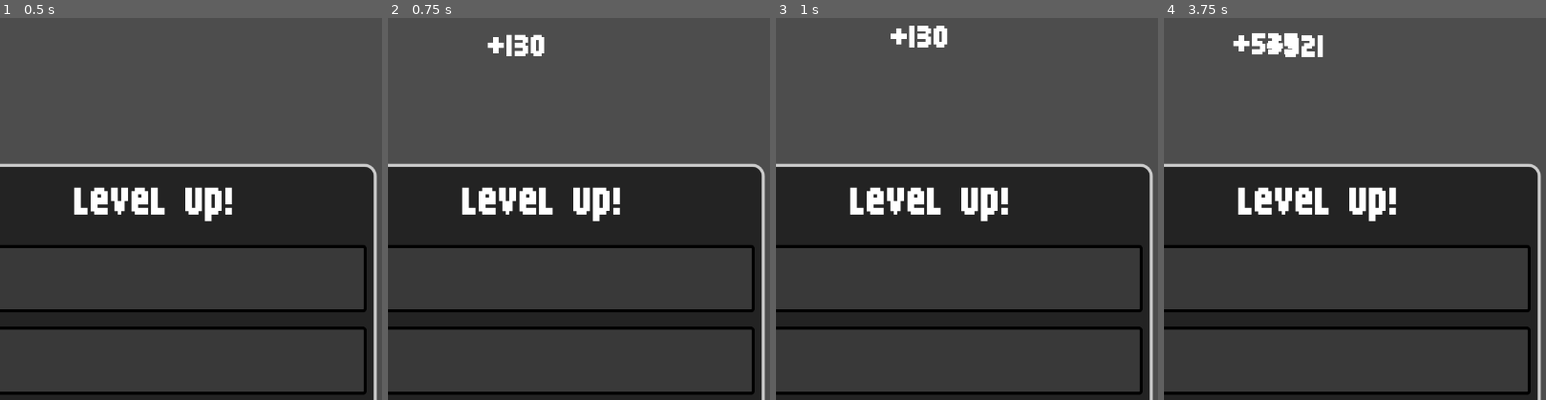
Above: before the commit, frames 1-4 (left to right).
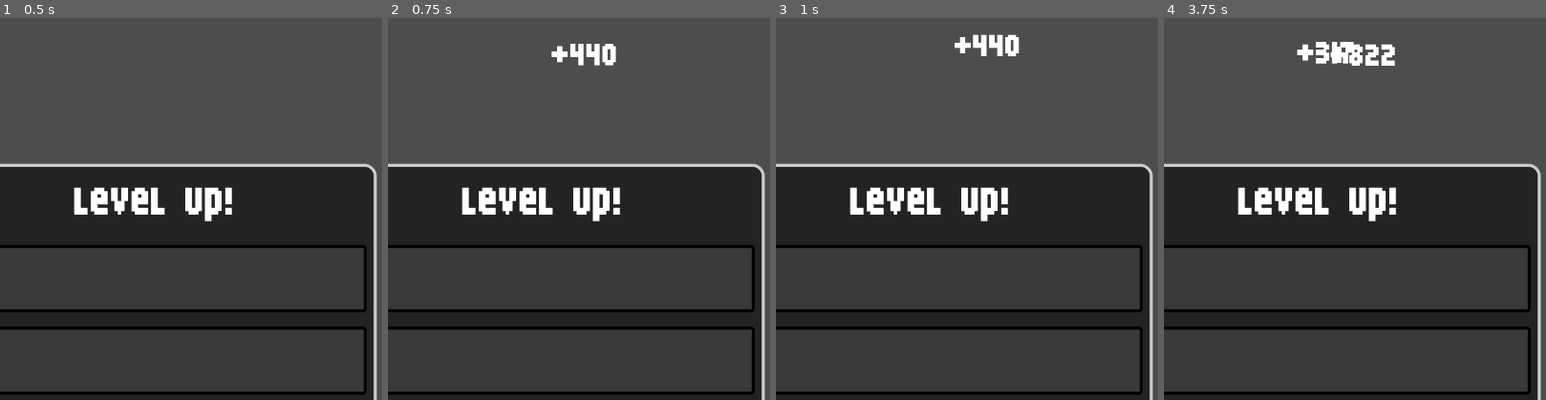
Above: after the commit, the same moments.

Repository: freesstylers/GoofyAhhCar
Game: Godot game, scene res://Assets/Scenes/UI test.tscn
Two runs of this game, one before a commit and one after it. Both use one fixed random seed, a clock stepped at 60 frames per second and the inputs below. The project has no main scene, so this scene is started directly.
Inputs (mouse positions are % of the whole screen's width and height, from its top left):
- Up to frame 1 (0.5 s): no input
- Up to frame 2 (0.75 s): tap Enter at 0.5 s; hold Space (Accelerate) from 0.53 s (still down)
- Up to frame 3 (1 s): keep holding Space (Accelerate)
- Up to frame 4 (3.75 s): release Space (Accelerate) at 1.25 s; click (50, 44) at 1.25 s; click (50, 55) at 2 s; click (50, 65) at 2.75 s; tap Space (Accelerate) at 3.5 s; hold Space (Accelerate) from 3.53 s (still down)
The pictures show only the part of the screen within x 30-80%, y 10-60%; the shares and areas given below are measured in that part.

Frame 1 is identical in both runs. In frame 2, 1.1% of the frame differs, in the area x 26-60%, y 4-13%; in frame 3, 1.2%; in frame 4, 1.8%, in the area x 18-61%, y 4-13%.

Commit message:
gameman, particles

Diff:
--- a/clusy-cart/Assets/Scenes/UI test.tscn
+++ b/clusy-cart/Assets/Scenes/UI test.tscn
@@ -6,7 +6,7 @@
 [ext_resource type="PackedScene" uid="uid://bkt3u3yo0vskc" path="res://Assets/Prefabs/Game/exp_bar.tscn" id="3_t2hj1"]
 [ext_resource type="PackedScene" uid="uid://bn0e6vrb0rly7" path="res://Assets/Prefabs/Game/Level Up Panel.tscn" id="4_ry28i"]
 [ext_resource type="PackedScene" uid="uid://bstnh7hielj7e" path="res://Assets/Prefabs/Game/point_particle.tscn" id="6_m35xq"]
-[ext_resource type="Script" path="res://Assets/Scripts/test/testParticlesPoints.gd" id="7_1al6i"]
+[ext_resource type="Script" path="res://Assets/Scripts/test/ParticlesPoints.gd" id="7_1al6i"]
 
 [node name="Node" type="Node"]
 
@@ -62,12 +62,12 @@
 text = "?????????????"
 metadata/_edit_use_anchors_ = true
 
-[node name="Control" type="Control" parent="Game UI"]
+[node name="ParticleSpawner" type="Control" parent="Game UI"]
 layout_mode = 1
-anchor_left = 0.415625
-anchor_top = 0.153906
-anchor_right = 0.446875
-anchor_bottom = 0.185156
+anchor_left = 0.499219
+anchor_top = 0.165625
+anchor_right = 0.530469
+anchor_bottom = 0.196875
 script = ExtResource("7_1al6i")
 particle = ExtResource("6_m35xq")
 metadata/_edit_use_anchors_ = true
--- /dev/null
+++ b/clusy-cart/Assets/Scripts/GameManager.gd
@@ -0,0 +1,11 @@
+extends Node
+
+
+# Called when the node enters the scene tree for the first time.
+func _ready():
+	pass # Replace with function body.
+
+
+# Called every frame. 'delta' is the elapsed time since the previous frame.
+func _process(delta):
+	pass
--- /dev/null
+++ b/clusy-cart/Assets/Scripts/test/ParticlesPoints.gd
@@ -0,0 +1,17 @@
+extends Control
+
+@export var particle : Resource
+
+var rng = RandomNumberGenerator.new()
+
+func _input(event):
+	#TEST
+	if event.is_action_pressed("Accelerate"):
+		SpawnParticle(rng.randi_range(0, 999))
+	pass
+
+func SpawnParticle(amount):
+	var text = particle.instantiate()
+	text.amount = amount
+	add_child(text)
+	pass
--- a/clusy-cart/Assets/Scripts/test/testParticlesPoints.gd
+++ /dev/null
@@ -1,17 +0,0 @@
-extends Control
-
-@export var particle : Resource
-
-var rng = RandomNumberGenerator.new()
-
-func _input(event):
-	if event.is_action_pressed("Accelerate"):
-		var text = particle.instantiate()
-		text.amount = rng.randi_range(0, 999)
-		add_child(text)
-	pass
-
-
-# Called every frame. 'delta' is the elapsed time since the previous frame.
-func _process(delta):
-	pass
